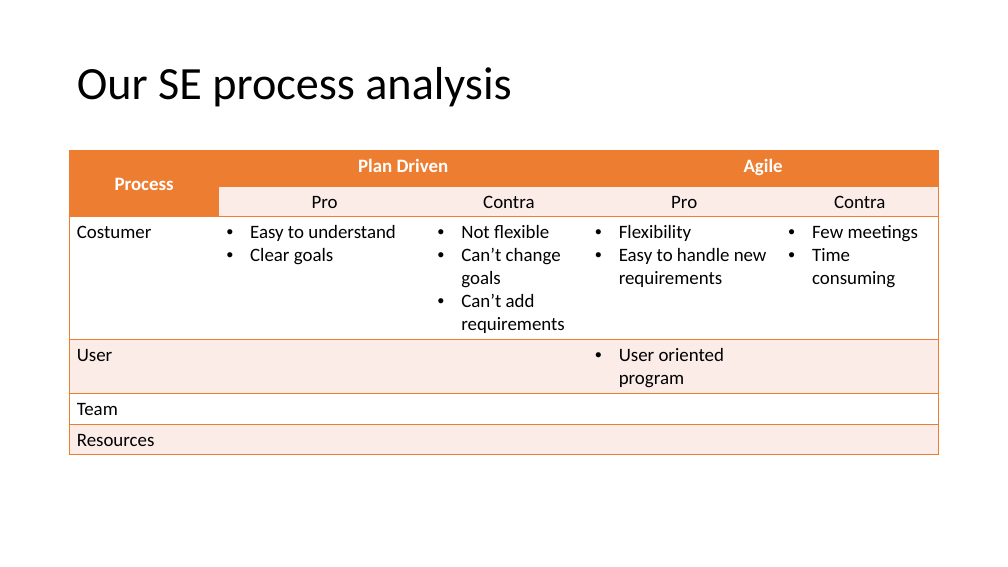
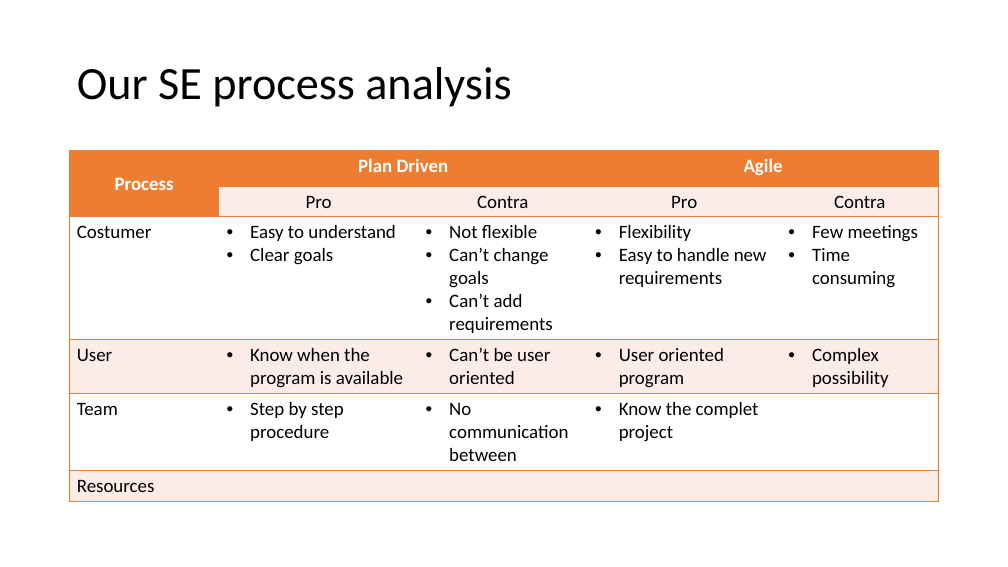
Before and after one commit to tomia1/ch.bfh.btx8081.w2016.red, a slide deck: slide 4 of doc/task2/red_task2.pptx. Drawn at 1008x567 pixels with LibreOffice and Linux fonts; fonts in the diff are those of the drawing. Boxes give left, top, right and bottom in pixels: in the first picture for what was removed or moved away, otherwise in the second. Text is boxed around its words. In the diff, an @@ line names an element or a change of style, - is before the commit and + after.

```diff
--- a/doc/task2/red_task2.pptx
+++ b/doc/task2/red_task2.pptx
@@ table at <box>70,151,939,498</box> @@
-row 4: User |  |  | User oriented program | 
+row 4: User | Know when the program is available | Can’t be user oriented | User oriented program | Complex possibility
-row 5: Team |  |  |  | 
+row 5: Team | Step by step procedure | No communication between | Know the complet project | 
```
